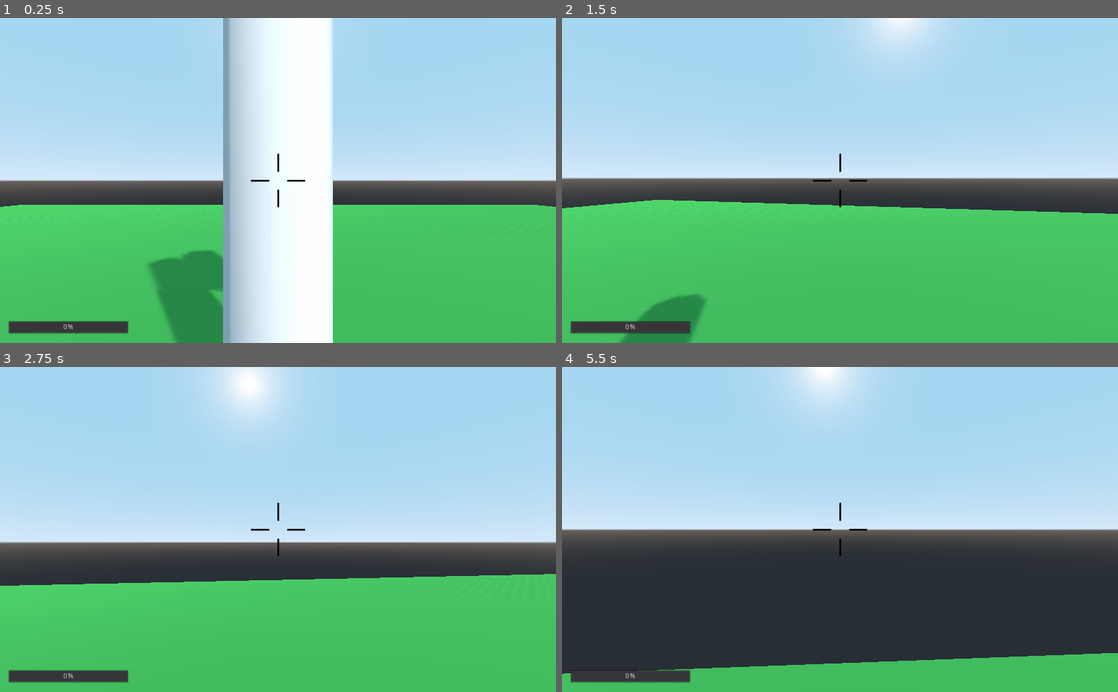
Above: before the commit, frames 1-4 (two rows, left to right).
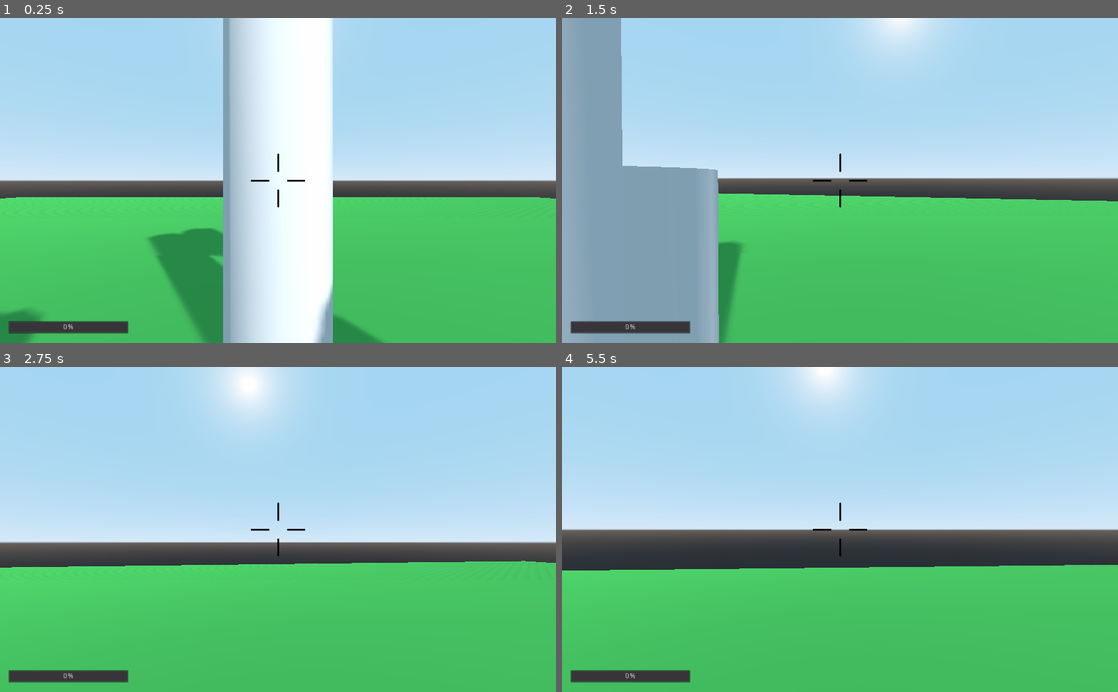
Above: after the commit, the same moments.

Repository: camgrodgers/senior-fps
Game: Godot game, scene res://Main.tscn
The game is run twice, just before and just after one commit, with the same random seed, the same clock (stepped at 60 frames per second) and the same inputs.
Inputs (mouse positions are in pixels of both pictures, inside the frame that each line leads up to):
- Up to frame 1 (0.25 s): no input
- Up to frame 2 (1.5 s): move the mouse to (867, 180) at 0.52 s; hold Up (move_forward) from 0.53 s (still down); click (867, 180) at 0.6 s; move the mouse to (812, 180) at 1.27 s; click (812, 180) at 1.35 s
- Up to frame 3 (2.75 s): keep holding Up (move_forward); move the mouse to (289, 523) at 2.02 s; click (289, 523) at 2.1 s
- Up to frame 4 (5.5 s): keep holding Up (move_forward); move the mouse to (834, 536) at 2.77 s; click (834, 536) at 2.85 s; move the mouse to (878, 532) at 3.52 s; click (878, 532) at 3.6 s; move the mouse to (795, 526) at 4.27 s; click (795, 526) at 4.35 s; move the mouse to (845, 529) at 5.02 s; click (845, 529) at 5.1 s

The runs differ from the first frame. In frame 1, 5.1% of the frame differs, in the area x 0-100%, y 55-100%; in frame 2, 23%; in frame 3, 4.9%; in frame 4, 29%, in the area x 0-100%, y 60-95%.

Commit message:
cleaned up commented code

Diff:
--- a/Enemies/Enemy.gd
+++ b/Enemies/Enemy.gd
@@ -16,19 +16,6 @@
 		p.y = translation.y
 
 func _process(delta):
-#	path = nav.get_simple_path(translation, target.translation, true)
-#	path = Array(path)
-#	print(path)
-#	for p in path:
-#		var sphere: CSGSphere = CSGSphere.new()
-#		sphere.set_name("asdf")
-#		get_parent().add_child(sphere)
-#
-#		sphere.translation = p
-#	progress += delta * .5
-#	print(progress)
-#	self.translation = path[round(progress)]
-
 	if path.size() < 1:
 		prep()
 	var speed = 4.0
--- a/Player/Player.gd
+++ b/Player/Player.gd
@@ -24,7 +24,7 @@
 		direction += aiming[0]
 	if Input.is_action_pressed("move_left"):
 		direction -= aiming[0]
-	direction.y = 0
+	direction.y = 0 if is_on_floor() else -1
 	direction = direction.normalized()
 	direction = direction * 8
 	move_and_slide(direction)
